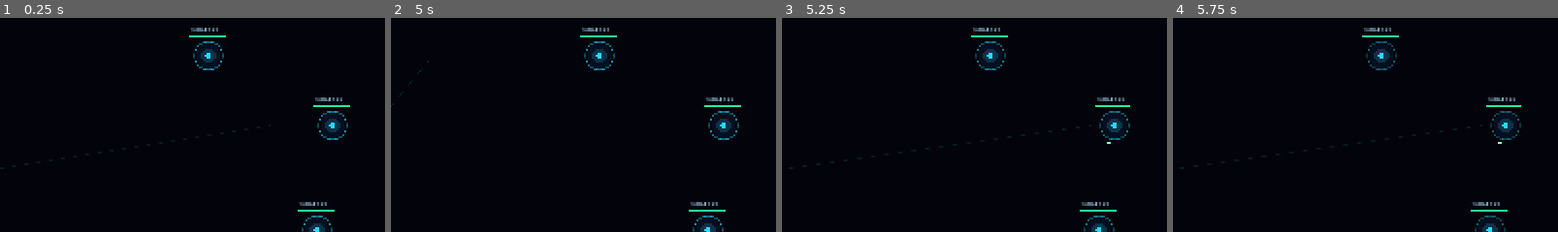
Above: before the commit, frames 1-4 (left to right).
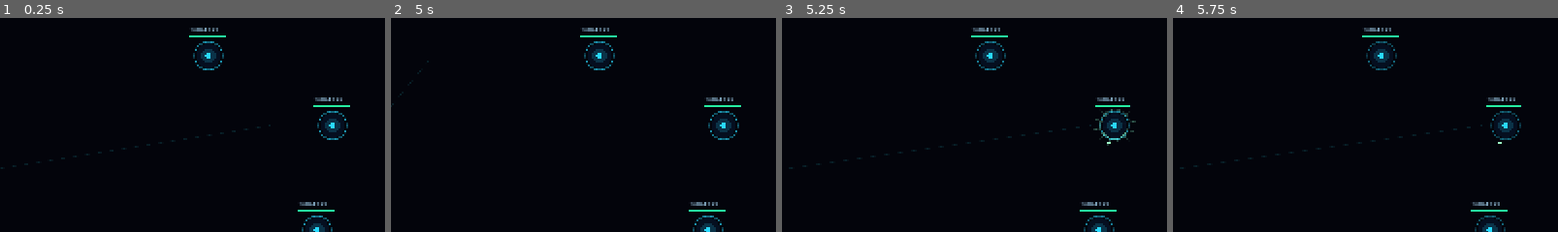
Above: after the commit, the same moments.

Repository: rifatsidik/elemental-overdrive
Game: Godot game, scene res://scenes/elemental_combat_lab.tscn
The game is run twice, just before and just after one commit, with the same random seed, the same clock (stepped at 60 frames per second) and the same inputs. This scene is started directly instead of the project's main scene.
Inputs (mouse positions are % of the whole screen's width and height, from its top left):
- Up to frame 1 (0.25 s): no input
- Up to frame 2 (5 s): tap Enter at 0.5, 2, 3.5 s; move the mouse to (72, 45) at 0.52 s; hold D 0.53-1.28 s; tap Q at 0.6 s; click (72, 45) at 0.67 s; tap Space at 1.25, 2.75, 4.25 s; move the mouse to (29, 56) at 1.27 s; hold S 1.28-2.03 s; tap E at 1.35 s; move the mouse to (60, 28) at 2.02 s; hold D 2.03-2.78 s; tap R at 2.1 s; move the mouse to (45, 71) at 2.77 s; hold W 2.78-3.53 s; tap 0 at 2.85 s; click (45, 71) at 2.92 s; move the mouse to (80, 66) at 3.52 s; hold A from 3.53 s (still down); tap 1 at 3.6 s; move the mouse to (19, 35) at 4.27 s; tap 2 at 4.35 s
- Up to frame 3 (5.25 s): move the mouse to (55, 50) at 5.02 s; release A at 5.03 s; hold S from 5.03 s (still down); tap 3 at 5.1 s; click (55, 50) at 5.17 s
- Up to frame 4 (5.75 s): keep holding S
The pictures show only the part of the screen within x 14-64%, y 25-75%; the shares and areas given below are measured in that part.

Frames 1-2 are identical in both runs. In frame 3, 0.3% of the frame differs, in the area x 80-92%, y 42-60%; in frame 4, nothing differs.

Commit message:
Route dynamic source positions and amplify elemental visual scale

Diff:
--- a/scripts/visuals/element_vfx_router.gd
+++ b/scripts/visuals/element_vfx_router.gd
@@ -24,7 +24,7 @@
 	layer_budget = clampi(layers, 1, 3)
 	max_active_effects = clampi(active_limit, 1, 64)
 
-## Presentation-only consumer. It never changes the combat result.
+## Presentation-only consumer. Effects never change combat outcomes.
 func present_result(result: Dictionary) -> void:
 	if not bool(result.get("accepted", false)):
 		return
@@ -32,20 +32,24 @@
 	var element_id := StringName(result.get("element_id", &""))
 	var reaction: Dictionary = result.get("reaction", {})
 	var reaction_id := StringName(reaction.get("reaction_id", &""))
+	var source_world: Vector2 = result.get("origin", global_position)
+	var source_local := to_local(source_world)
 	for hit in hits:
 		if get_child_count() >= max_active_effects:
 			break
 		if not (hit is Dictionary) or not (hit.get("position") is Vector2):
 			continue
-		var origin: Vector2 = hit["position"]
+		var hit_world: Vector2 = hit["position"]
+		var target_local := to_local(hit_world)
 		var effect_element := element_id
 		var color := _element_color(element_id)
 		if reaction_id == &"steam_burst":
 			effect_element = &"water"
 			color = Color(0.78, 0.92, 1.0, 1.0)
-		_spawn_effect(effect_element, origin, _strength_from_damage(float(result.get("damage", 10.0))), color)
+		var size_multiplier := _element_size_multiplier(effect_element)
+		_spawn_effect(effect_element, target_local, source_local - target_local, _strength_from_damage(float(result.get("damage", 10.0))) * size_multiplier, color)
 
-func _spawn_effect(element_id: StringName, origin: Vector2, strength: float, color: Color) -> void:
+func _spawn_effect(element_id: StringName, origin: Vector2, source_offset: Vector2, strength: float, color: Color) -> void:
 	_sequence += 1
 	var seed_value := int((Time.get_ticks_usec() + _sequence * 7919) % 2147483647)
 	var effect: Node2D
@@ -65,7 +69,7 @@
 	add_child(effect)
 	match element_id:
 		&"lightning":
-			effect.call("configure", strength, seed_value, branch_budget, layer_budget)
+			effect.call("configure", strength, seed_value, branch_budget, layer_budget, source_offset)
 		&"wind":
 			effect.call("configure", strength, layer_budget, color)
 		&"fire":
@@ -74,7 +78,20 @@
 			effect.call("configure", strength, seed_value, layer_budget, color)
 
 func _strength_from_damage(damage: float) -> float:
-	return clampf(0.75 + maxf(0.0, damage) / 80.0, 0.75, 1.6)
+	return clampf(0.9 + maxf(0.0, damage) / 80.0, 0.9, 1.6)
+
+func _element_size_multiplier(element_id: StringName) -> float:
+	match element_id:
+		&"lightning":
+			return 1.0
+		&"wind":
+			return 1.7
+		&"fire":
+			return 1.65
+		&"water":
+			return 1.8
+		_:
+			return 1.0
 
 func _element_color(element_id: StringName) -> Color:
 	match element_id:
